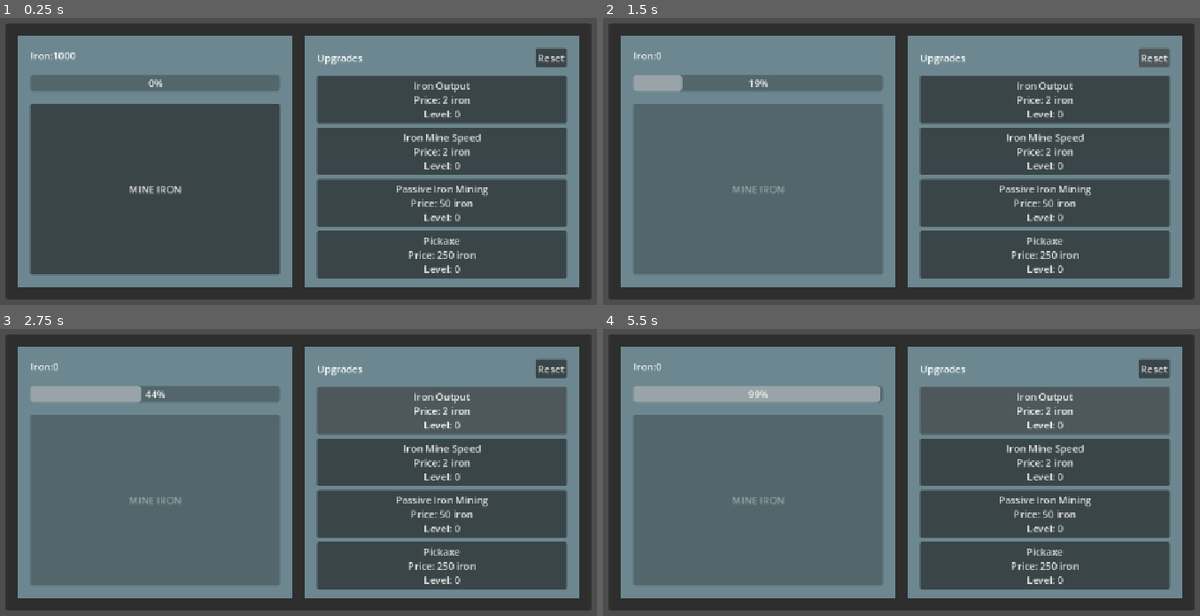
Above: before the commit, frames 1-4 (two rows, left to right).
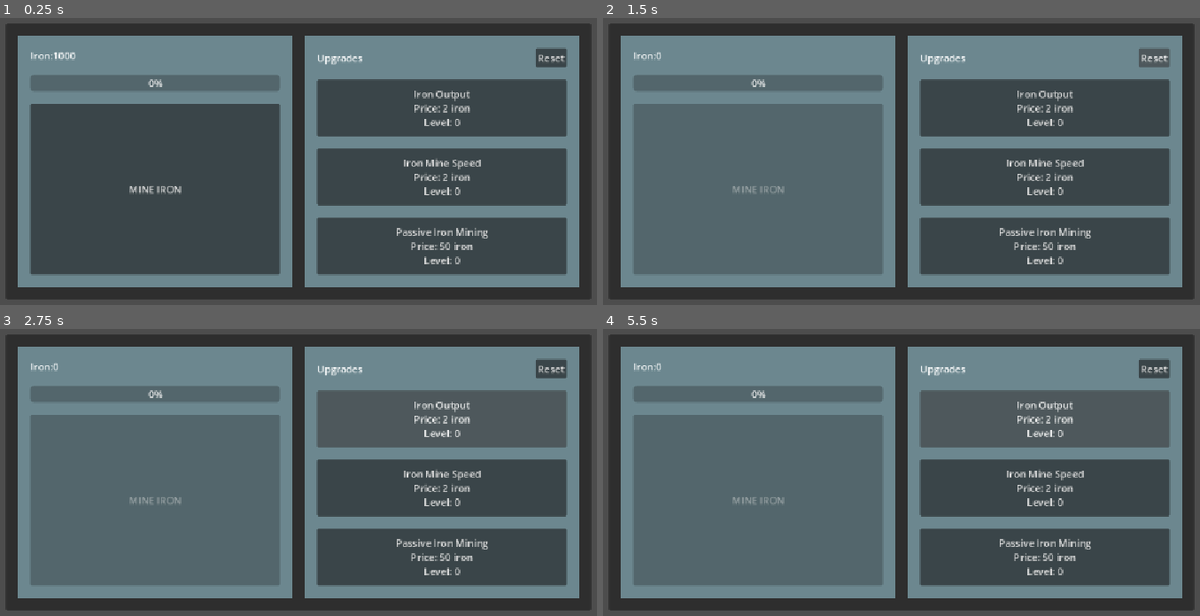
Above: after the commit, the same moments.

Repository: kmelkon/mine-incremental-tutorial-extended
Game: Godot game, scene res://main.tscn
Two runs of this game, one before a commit and one after it. Both use one fixed random seed, a clock stepped at 60 frames per second and the inputs below.
Inputs (mouse positions are in pixels of both pictures, inside the frame that each line leads up to):
- Up to frame 1 (0.25 s): no input
- Up to frame 2 (1.5 s): click "MINE IRON" at 0.5 s; click "Reset" at 1.25 s
- Up to frame 3 (2.75 s): click "Iron Output Price: 2 iron Lev…" at 2 s
- Up to frame 4 (5.5 s): click "Iron Mine Speed Price: 2 iron…" at 2.75 s; click "Passive Iron Mining Price: 50…" at 3.5 s; click (1044, 564) at 4.25 s, where only the run before the commit has a clickable "Pickaxe Price: 250 iron Level…"; click "Iron Output Price: 2 iron Lev…" at 5 s

The runs differ from the first frame. In frame 1, 9.0% of the frame differs, in the area x 52-96%, y 20-91%; in frame 2, 9.5%; in frame 3, 10%; in frame 4, 11%, in the area x 4-96%, y 19-91%.
Error after the commit: Invalid access to property or key 'iron_mine_speed' on a base object of type 'Resource (UpgradeData)'. (res://main.gd:45)

Commit message:
add getters to upgrade_data

Diff:
--- a/game_data.gd
+++ b/game_data.gd
@@ -4,6 +4,7 @@
 signal resources_changed()
 
 var resources: Dictionary = {
+#	TODO: change back to 0 before "release"
 	"iron": 1000,
 	"coal": 1000
 }
--- a/main.gd
+++ b/main.gd
@@ -14,6 +14,8 @@
 var upgrade_data: UpgradeData = UpgradeData.new()
 
 var output = 1
+
+# these will move to game_data/upgrade_data when we migrate the related buttons
 var coal_output = 1
 var coal_miner_unlock_cost = 1100
 var coal_miner_upgrade_cost = {
@@ -21,7 +23,6 @@
 	"coal": 50
 }
 var coal_miner_unlocked = false
-@export var mining_output_time = 5.0
 
 func _ready() -> void:
 	game_data.resources_changed.connect(_on_resources_changed)
@@ -41,14 +42,14 @@
 func _on_button_pressed() -> void:
 	mine_iron_button.disabled = true
 	progress_bar.value = 0
-	print(mining_output_time)
+	print(upgrade_data["iron_mine_speed"]["time"])
 
 	var tween = create_tween()
 	tween.tween_property(
 		progress_bar,
 		"value",
 		progress_bar.max_value,
-		mining_output_time
+		upgrade_data["iron_mine_speed"]["time"]
 	)
 	tween.finished.connect(_on_mine_tween_complete)
 
@@ -56,7 +57,6 @@
 func _on_reset_button_pressed() -> void:
 	game_data.reset()
 	output = 1
-	mining_output_time = 5.0
 	update_text()
 
 func update_text():
@@ -121,7 +121,6 @@
 			if game_data.can_spend_resource("iron", cost):
 				game_data.spend_resource("iron", cost)
 				upgrade_data.buy_upgrade(upgrade_id)
-				mining_output_time = maxf(0.3, mining_output_time - 0.5)
 				print("IRON MINE SPEED BOUGHT")
 		&"passive_iron_output":
 			if game_data.can_spend_resource("iron", cost):
--- a/main.tscn
+++ b/main.tscn
@@ -227,6 +227,7 @@
 text = "Coal Miner Upgrade"
 
 [node name="UpgradeButtonControl" parent="MarginContainer/PanelContainer/MarginContainer/HBoxContainer/Upgrades/MarginContainer/VBoxContainer" unique_id=1706843746 groups=["upgrade_buttons"] instance=ExtResource("3_htxhm")]
+visible = false
 layout_mode = 2
 upgrade_id = &"pickaxe"
 
--- a/upgrade_data.gd
+++ b/upgrade_data.gd
@@ -25,6 +25,7 @@
 		"cost": { "iron": 2 },
 		"amount": 0,
 		"level": 0,
+		"time": 5.0,
 		"max_level": 10
 	},
 	"passive_iron_output": {
@@ -49,14 +50,17 @@
 			upgrades["pickaxe"]["cost"]["iron"] = ceili(upgrades["pickaxe"]["cost"]["iron"] * 1.15)
 			upgrade_bought.emit(upgrade_id)
 		&"iron_output":
-			upgrades["iron_output"]["amount"] += 1
-			upgrades["iron_output"]["level"] += 1
-			upgrades["iron_output"]["cost"]["iron"] = ceili(upgrades["iron_output"]["cost"]["iron"] * 1.15)
+			var iron_output = upgrades["iron_output"]
+			iron_output["amount"] += 1
+			iron_output["level"] += 1
+			iron_output["cost"]["iron"] = ceili(iron_output["cost"]["iron"] * 1.15)
 			upgrade_bought.emit(upgrade_id)
 		&"iron_mine_speed":
-			upgrades["iron_mine_speed"]["amount"] += 1
-			upgrades["iron_mine_speed"]["level"] += 1
-			upgrades["iron_mine_speed"]["cost"]["iron"] = ceili(upgrades["iron_mine_speed"]["cost"]["iron"] * 1.20)
+			var iron_mine_speed = upgrades["iron_mine_speed"]
+			iron_mine_speed["amount"] += 1
+			iron_mine_speed["level"] += 1
+			iron_mine_speed["cost"]["iron"] = ceili(iron_mine_speed["cost"]["iron"] * 1.20)
+			iron_mine_speed["time"] = maxf(0.3, iron_mine_speed["time"] - 0.5)
 			upgrade_bought.emit(upgrade_id)
 		&"passive_iron_output":
 			upgrades["passive_iron_output"]["amount"] += 1
@@ -84,6 +88,20 @@
 
 	return upgrade["level"] >= upgrade["max_level"]
 
+func get_passive_iron_output() -> int:
+	return upgrades["passive_iron_output"]["amount"]
+
+func get_coal_per_click() -> int:
+#	TODO: placeholder until coal buttons are migrated
+	return -1
+
+func get_mine_time() -> int:
+	return upgrades["iron_mine_speed"]["time"]
+
+func get_iron_per_click() -> int:
+#	If multiplier upgrades are introduced later, they need to be calculated here
+	return 1 + upgrades["iron_output"]["amount"]
+
 func reset_upgrades() -> void:
 #	reset all upgrade data to  initial here
 	pass
